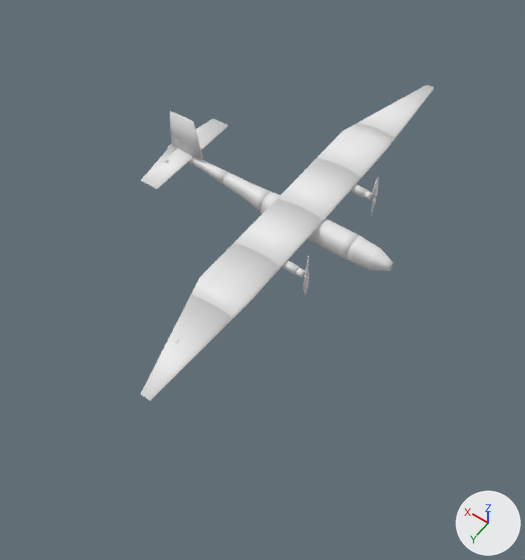
A saved change to the glTF model docs/demo/data/step/15.glb.
The view is the same before and after, from a 50 mm lens placed at (-0.75, 2.07, 2.57), pointed at (0.5, 0.32, -0.17). Every picture has the same lights, and +X, +Y and +Z are marked at lower right. The picture after the commit comes second.

Script lines for the objects in view, before the commit:
```python
ob_flap_l = bpy.data.objects.new('flap_L', me_flap_l)
ob_flap_l.location = (0.0, 0.0, 0.0)
ob_fuse1 = bpy.data.objects.new('fuse1', me_fuse1)
ob_fuse1.location = (0.0, 0.0, 0.0)
ob_fuse2 = bpy.data.objects.new('fuse2', me_fuse2)
ob_fuse2.location = (0.0, 0.0, 0.0)
ob_fuse3 = bpy.data.objects.new('fuse3', me_fuse3)
ob_fuse3.location = (0.0, 0.0, 0.0)
ob_fuse4 = bpy.data.objects.new('fuse4', me_fuse4)
ob_fuse4.location = (0.0, 0.0, 0.0)
ob_fuse5 = bpy.data.objects.new('fuse5', me_fuse5)
ob_fuse5.location = (0.0, 0.0, 0.0)
ob_wing_l1 = bpy.data.objects.new('wing_L1', me_wing_l1)
ob_wing_l1.location = (0.0, 0.0, 0.0)
ob_wing_l2 = bpy.data.objects.new('wing_L2', me_wing_l2)
ob_wing_l2.location = (0.0, 0.0, 0.0)
ob_wing_l3 = bpy.data.objects.new('wing_L3', me_wing_l3)
ob_wing_l3.location = (0.0, 0.0, 0.0)
# also in view: 'aileron_R' at (0.53, 0.95, 0.04); 'wing_R1' at (0.51, 0.17, 0.04); 'wing_R3' at (0.47, 0.95, 0.04); 'wing_R2' at (0.48, 0.52, 0.04); 'vstab' at (1.17, 0.0, 0.14)
```
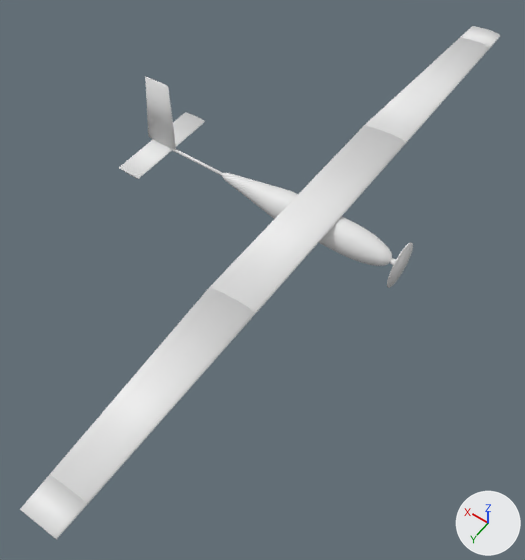
Edits to the bpy script that builds the scene:
```text
Change me_aileron_l:
    remove me_aileron_l.from_pydata(...)  # 160 vertices, 316 faces; spans x 0.45..0.611, y -1.2..-0.7, z 0.032..0.045
    add me_aileron_l.from_pydata(...)  # 96 vertices, 188 faces; spans x 0.441..0.544, y -1.65..-0.65, z 0.081..0.095
    me_aileron_l part 1: 160 vertices removed from x 0.45..0.611, y -1.2..-0.7, z 0.032..0.045; 96 vertices added at x 0.441..0.544, y -1.65..-0.65, z 0.081..0.095
Change me_aileron_r:
    remove me_aileron_r.from_pydata(...)  # 160 vertices, 316 faces; spans x 0.45..0.611, y 0.7..1.2, z 0.032..0.045
    add me_aileron_r.from_pydata(...)  # 96 vertices, 188 faces; spans x 0.441..0.544, y 0.65..1.65, z 0.081..0.095
    me_aileron_r part 2: 160 vertices removed from x 0.45..0.611, y 0.7..1.2, z 0.032..0.045; 96 vertices added at x 0.441..0.544, y 0.65..1.65, z 0.081..0.095
Change me_rudder:
    remove me_rudder.from_pydata(...)  # 160 vertices, 316 faces; spans x 1.245..1.311, y -0.007..0.007, z 0.034..0.254
    add me_rudder.from_pydata(...)  # 96 vertices, 188 faces; spans x 1.382..1.47, y -0.005..0.005, z 0.0..0.4
    me_rudder part 3: 160 vertices removed from x 1.245..1.311, y -0.007..0.007, z 0.034..0.254
    me_rudder part 4: 96 vertices added at x 1.382..1.47, y -0.005..0.005, z 0.0..0.4
Remove ob_fuse1:
    ob_fuse1 = bpy.data.objects.new('fuse1', me_fuse1)
Remove ob_fuse2:
    ob_fuse2 = bpy.data.objects.new('fuse2', me_fuse2)
Remove ob_fuse3:
    ob_fuse3 = bpy.data.objects.new('fuse3', me_fuse3)
Remove ob_fuse4:
    ob_fuse4 = bpy.data.objects.new('fuse4', me_fuse4)
Remove ob_fuse5:
    ob_fuse5 = bpy.data.objects.new('fuse5', me_fuse5)
Remove ob_wing_l1:
    ob_wing_l1 = bpy.data.objects.new('wing_L1', me_wing_l1)
Remove ob_wing_l2:
    ob_wing_l2 = bpy.data.objects.new('wing_L2', me_wing_l2)
Remove ob_flap_l:
    ob_flap_l = bpy.data.objects.new('flap_L', me_flap_l)
Remove ob_wing_l3:
    ob_wing_l3 = bpy.data.objects.new('wing_L3', me_wing_l3)
Remove ob_wing_r1:
    ob_wing_r1 = bpy.data.objects.new('wing_R1', me_wing_r1)
Remove ob_wing_r2:
    ob_wing_r2 = bpy.data.objects.new('wing_R2', me_wing_r2)
Remove ob_flap_r:
    ob_flap_r = bpy.data.objects.new('flap_R', me_flap_r)
Remove ob_wing_r3:
    ob_wing_r3 = bpy.data.objects.new('wing_R3', me_wing_r3)
Remove ob_nacelle_l:
    ob_nacelle_l = bpy.data.objects.new('nacelle_L', me_nacelle_l)
Remove ob_motor_l:
    ob_motor_l = bpy.data.objects.new('motor_L', me_motor_l)
Remove ob_prop_l:
    ob_prop_l = bpy.data.objects.new('prop_L', me_prop_l)
Remove ob_nacelle_r:
    ob_nacelle_r = bpy.data.objects.new('nacelle_R', me_nacelle_r)
Remove ob_motor_r:
    ob_motor_r = bpy.data.objects.new('motor_R', me_motor_r)
Remove ob_prop_r:
    ob_prop_r = bpy.data.objects.new('prop_R', me_prop_r)
Remove ob_hstab:
    ob_hstab = bpy.data.objects.new('hstab', me_hstab)
Remove ob_elevator_l:
    ob_elevator_l = bpy.data.objects.new('elevator_L', me_elevator_l)
Remove ob_elevator_r:
    ob_elevator_r = bpy.data.objects.new('elevator_R', me_elevator_r)
Remove ob_vstab:
    ob_vstab = bpy.data.objects.new('vstab', me_vstab)
Add ob_prop:
    ob_prop = bpy.data.objects.new('prop', me_prop)  # a 48-sided cylinder along x spanning x -0.042..-0.038, y -0.114..0.114, z -0.114..0.114
    ob_prop.location = (0.0, 0.0, 0.0)
Add ob_boom:
    ob_boom = bpy.data.objects.new('boom', me_boom)  # 192 vertices, 384 faces; spans x 0.85..1.42, y -0.008..0.008, z -0.008..0.008
    ob_boom.location = (0.0, 0.0, 0.0)
Add ob_fuselage:
    ob_fuselage = bpy.data.objects.new('fuselage', me_fuselage)  # 1058 vertices, 2112 faces; spans x 0.0..1.0, y -0.08..0.08, z -0.08..0.08
    ob_fuselage.location = (0.0, 0.0, 0.0)
Add ob_vtail:
    ob_vtail = bpy.data.objects.new('vtail', me_vtail)  # 96 vertices, 188 faces; spans x 1.28..1.413, y -0.008..0.008, z 0.0..0.4
    ob_vtail.location = (0.0, 0.0, 0.0)
Add ob_elevator:
    ob_elevator = bpy.data.objects.new('elevator', me_elevator)  # 96 vertices, 188 faces; spans x 1.396..1.438, y -0.27..0.27, z -0.003..0.003
    ob_elevator.location = (0.0, 0.0, 0.0)
Add ob_htail:
    ob_htail = bpy.data.objects.new('htail', me_htail)  # 96 vertices, 188 faces; spans x 1.3..1.396, y -0.27..0.27, z -0.005..0.005
    ob_htail.location = (0.0, 0.0, 0.0)
Add ob_wing:
    ob_wing = bpy.data.objects.new('wing', me_wing)  # 470 vertices, 928 faces; spans x 0.3..0.54, y -1.8..1.8, z 0.08..0.1
    ob_wing.location = (0.0, 0.0, 0.0)
```

Location of each change, (x1, y1, x2, y2) in pixels of the pictures (525 x 560 px):
'wing', added: after (20, 26, 500, 539)
'fuselage', added: after (221, 173, 392, 266)
'aileron_R', reshaped (180% wider, 91% taller): before (141, 295, 201, 396); after (50, 287, 220, 481)
'wing_R1', deleted: before (234, 199, 323, 268)
'wing_R2', deleted: before (201, 247, 280, 319)
'wing_L1', deleted: before (277, 158, 361, 221)
'wing_R3', deleted: before (143, 299, 232, 401)
'wing_L2', deleted: before (328, 125, 394, 178)
'wing_L3', deleted: before (368, 85, 434, 140)
'hstab', deleted: before (145, 120, 228, 190)
'htail', added: after (124, 114, 205, 179)
'aileron_L', reshaped (45% wider, 122% taller): before (358, 85, 428, 125); after (365, 38, 467, 128)
'vtail', added: after (152, 79, 176, 150)
'fuse2', deleted: before (307, 218, 359, 260)
'fuse1', deleted: before (347, 235, 393, 271)
'fuse4', deleted: before (223, 173, 272, 214)
'flap_R', deleted: before (191, 243, 245, 299)
'vstab', deleted: before (176, 114, 203, 160)
'rudder', reshaped (9% wider, 67% taller): before (170, 111, 180, 149); after (145, 76, 156, 140)
'flap_L', deleted: before (317, 123, 366, 161)
'prop', added: after (387, 242, 413, 288)
'fuse5', deleted: before (167, 144, 229, 185)
'elevator', added: after (119, 112, 191, 171)
'elevator_R', deleted: before (141, 146, 177, 183)
'fuse3', deleted (mostly hidden): before (261, 192, 280, 214)
'boom', added: after (155, 140, 222, 175)
'nacelle_R', deleted: before (281, 260, 300, 275)
'prop_R', deleted: before (303, 255, 309, 295)
'prop_L', deleted: before (370, 177, 379, 218)
'nacelle_L', deleted: before (350, 184, 368, 198)
'elevator_L', deleted: before (172, 119, 217, 147)
'motor_R', deleted: before (295, 268, 305, 278)
'motor_L', deleted: before (364, 191, 372, 200)
part 3 of me_rudder, deleted: before (170, 111, 180, 149)
part 4 of me_rudder, added: after (145, 76, 156, 140)
